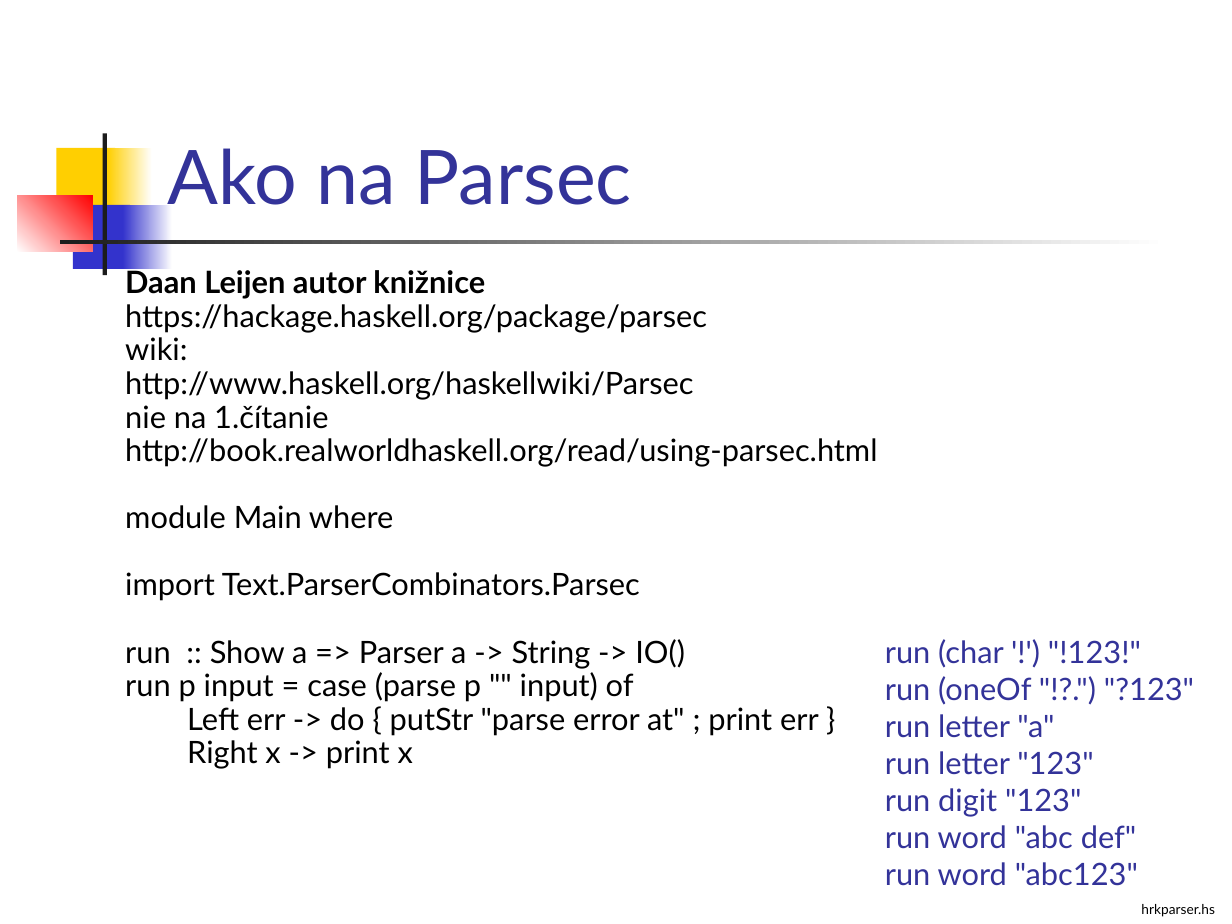
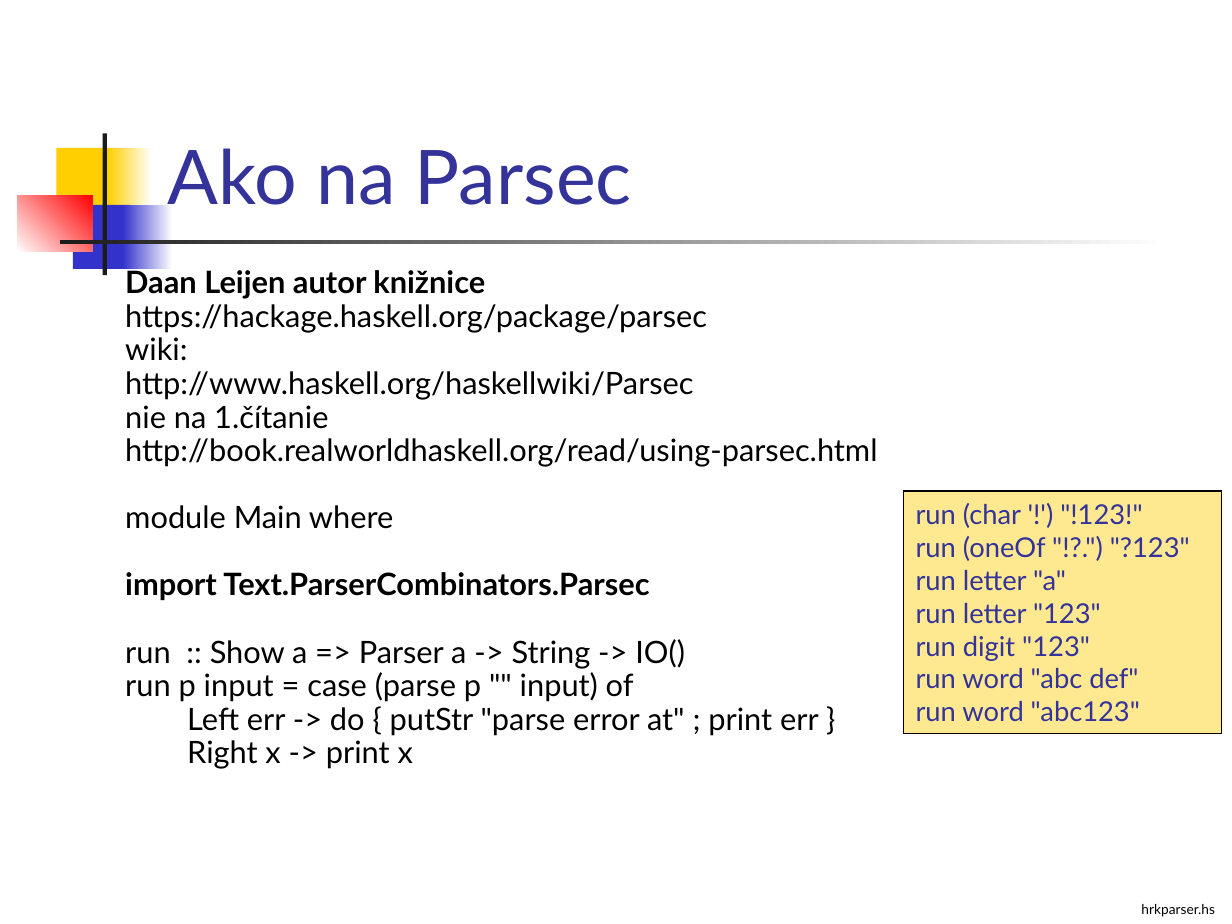
Before and after one commit to Funkcionalne/Prednasky, a slide deck: slide 20 of 10/10_fpro.ppt (slide 19 before the commit). Drawn at 1232x924 pixels with LibreOffice and Linux fonts; fonts in the diff are those of the drawing. Boxes give left, top, right and bottom in pixels: in the first picture for what was removed or moved away, otherwise in the second. Text is boxed around its words. In the diff, an @@ line names an element or a change of style, - is before the commit and + after.

```diff
--- a/10/10_fpro.ppt
+++ b/10/10_fpro.ppt
@@ rectangle "run (char '!') "!123!"": place and size @@
-rectangle "run (char '!') "!123!"" at box(885, 639, 1194, 886)
+rectangle "run (char '!') "!123!"" at box(903, 492, 1221, 734)
@@ rectangle "run (char '!') "!123!"" at box(903, 492, 1221, 734): size 18 to 16 pt; fill none to #FFE990; outline none to #000000 0.74 pt @@
@@ text at box(125, 572, 649, 600): bold on in "import Text.ParserCombinators.Parsec" @@
```
Also in this commit, not shown: 22 other slides changed, 2 slides added, 2 other files.
